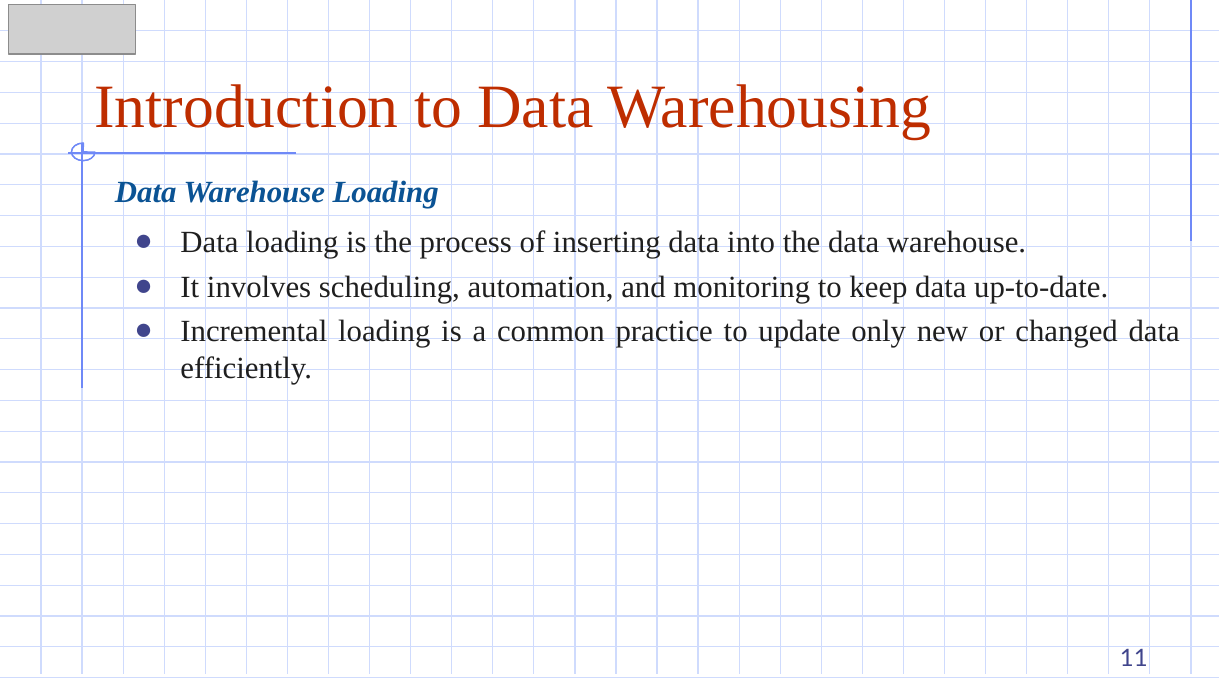
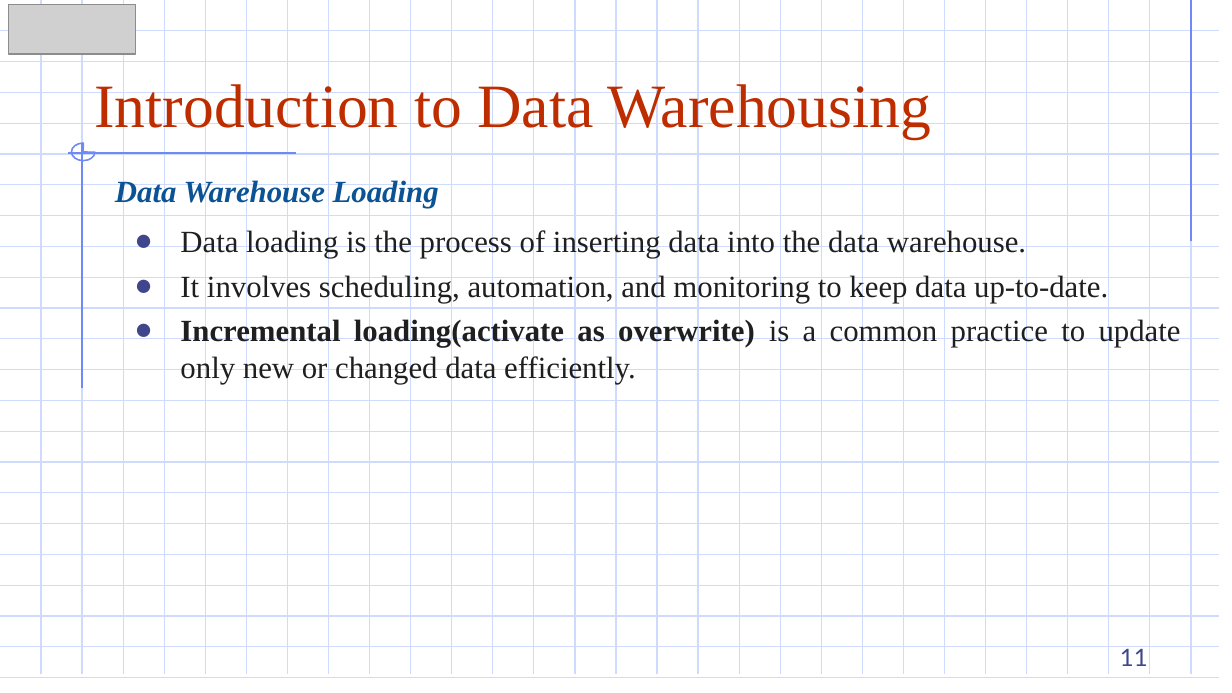
Before and after one commit to DazielNguyen/DBM302m, a slide deck: slide 11 of slides/1.4 Introduction to Data warehousing.pptx. Drawn at 1232x693 pixels with LibreOffice and Linux fonts; fonts in the diff are those of the drawing; grey boxes stand for pictures. Boxes give left, top, right and bottom in pixels: in the first picture for what was removed or moved away, otherwise in the second. Text is boxed around its words. In the diff, an @@ line names an element or a change of style, - is before the commit and + after.

```diff
--- a/slides/1.4 Introduction to Data warehousing.pptx
+++ b/slides/1.4 Introduction to Data warehousing.pptx
@@ text at bbox=[180, 317, 1181, 384]: text changed @@
-● Incremental loading is a common practice to update only new or changed data efficiently.
+● Incremental loading(activate as overwrite) is a common practice to update only new or changed data efficiently.
```
Also in this commit, not shown: 1 other slide changed, 9 other files.
